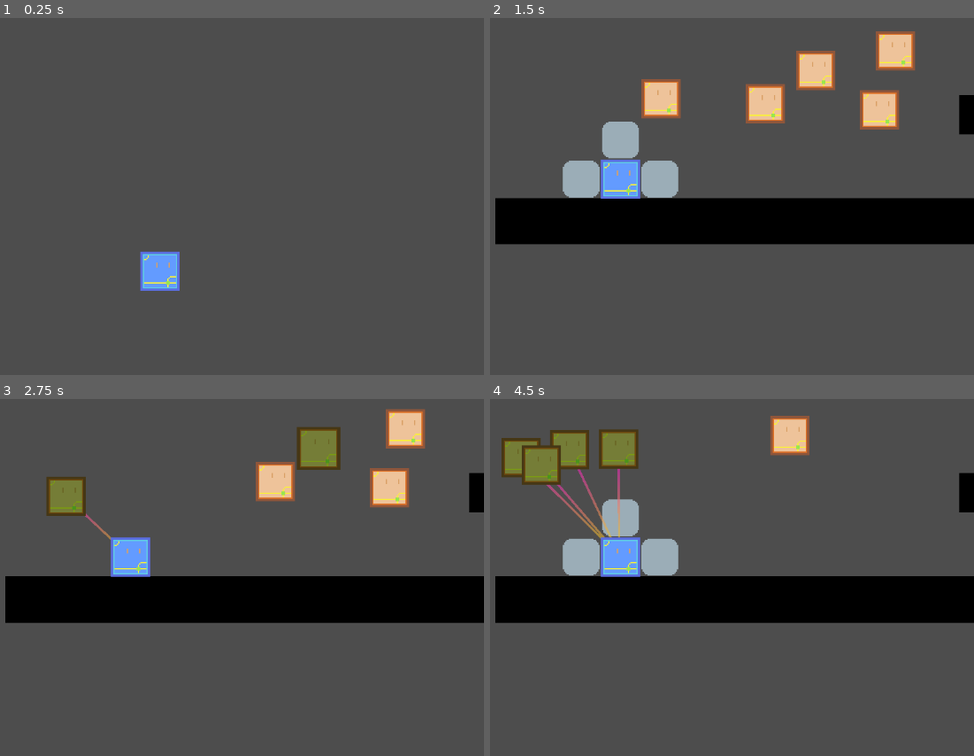
Above: before the commit, frames 1-4 (two rows, left to right).
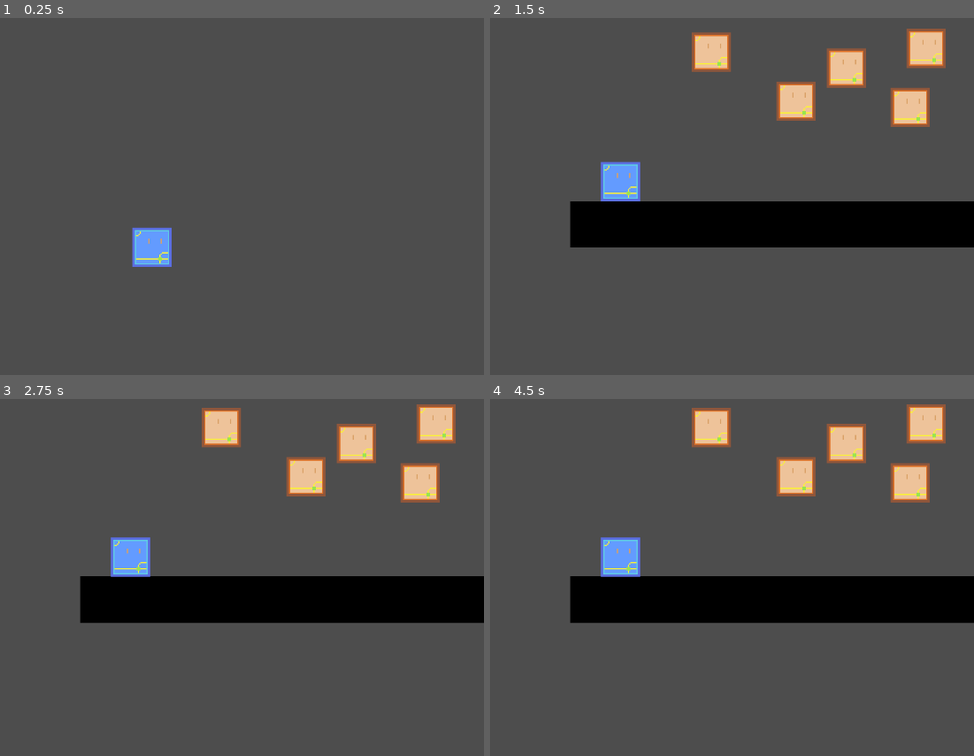
Above: after the commit, the same moments.

Repository: jeffrey-22/cissa-game-jam
Game: Godot game, scene res://scene/level/level.tscn
The game is run twice, just before and just after one commit, with the same random seed, the same clock (stepped at 60 frames per second) and the same inputs.
Inputs (mouse positions are in pixels of both pictures, inside the frame that each line leads up to):
- Up to frame 1 (0.25 s): no input
- Up to frame 2 (1.5 s): drag from (630, 275) to (688, 342) at 0.52 s; drag from (678, 60) to (620, 185) at 1.27 s
- Up to frame 3 (2.75 s): move the mouse to (324, 448) at 2.02 s; click (324, 448) at 2.17 s
- Up to frame 4 (4.5 s): drag from (877, 488) to (552, 495) at 2.77 s; drag from (765, 481) to (640, 448) at 3.52 s; drag from (896, 427) to (577, 448) at 4.27 s

The runs differ from the first frame. In frame 1, 1.5% of the frame differs, in the area x 27-38%, y 58-77%; in frame 2, 15%, in the area x 1-100%, y 2-65%; in frame 3, 11%; in frame 4, 13%.

Commit message:
added a detach momentum threshold

Diff:
--- a/scene/camera/camera.gd
+++ b/scene/camera/camera.gd
@@ -8,15 +8,21 @@
 # Might want to speed up if the body grows larger
 # As well as zoom out
 @export var smoothing_speed = 5.0
-# Zoom scale, might want to increase as body size increase
-@export var zoom_scale = 2.0
+@export var zoom_scale_reference = 12.0
 
 # For now use the average position of all player tiles
 func get_main_player_body_target_position() -> Vector2:
 	var player_node = Globals.player_node
 	return player_node.get_average_position()
 
-func _process(_delta: float) -> void:
+func _ready() -> void:
+	zoom = Vector2.ONE * 2.0
+
+func _process(delta: float) -> void:
 	position_smoothing_speed = smoothing_speed
-	zoom = Vector2(zoom_scale, zoom_scale)
+	var player_node = Globals.player_node
+	var tile_count = player_node.get_connected_player_tile_count()
+	tile_count = max(tile_count, 6)
+	var zoom_scalar = zoom_scale_reference / (1.0 * tile_count)
+	zoom = zoom.lerp(Vector2.ONE * zoom_scalar, 2.0 * delta)
 	position = get_main_player_body_target_position()
--- a/scene/level/level.tscn
+++ b/scene/level/level.tscn
@@ -10,19 +10,14 @@
 
 [node name="Player" parent="." instance=ExtResource("1_ffht5")]
 
-[node name="StartingPlayerTile" parent="Player" index="0"]
-position = Vector2(89, 217)
-
 [node name="StaticObjects" type="Node2D" parent="."]
 
 [node name="BasicPlatform2" parent="StaticObjects" instance=ExtResource("2_dn2bf")]
-position = Vector2(381, 446)
+position = Vector2(392, 436)
 
 [node name="BasicPlatform" parent="StaticObjects" instance=ExtResource("2_dn2bf")]
-position = Vector2(451, 371)
+position = Vector2(507, 397)
 
 [node name="BasicPlatform3" parent="StaticObjects" instance=ExtResource("2_dn2bf")]
-position = Vector2(467, 533)
+position = Vector2(503, 537)
 scale = Vector2(30, 1.175)
-
-[editable path="Player"]
--- a/scene/player/player.gd
+++ b/scene/player/player.gd
@@ -371,3 +371,12 @@
 					highest_y_coordinate = child_node.position.y
 					return_value = child_node
 	return return_value
+
+func get_connected_player_tile_count() -> int:
+	var all_children_node = get_children(false)
+	var count = 0
+	for child_node in all_children_node:
+		if child_node is PlayerTile:
+			if child_node.is_physics_active:
+				count += 1
+	return count
--- a/scene/player/player.tscn
+++ b/scene/player/player.tscn
@@ -8,22 +8,33 @@
 
 [node name="StartingPlayerTile" parent="." instance=ExtResource("2_3ac41")]
 position = Vector2(64, 144)
+half_side_length = 16
 is_starting_tile = true
 
 [node name="PlayerTile2" parent="." instance=ExtResource("2_3ac41")]
 position = Vector2(138, 397)
+half_side_length = 16
+is_starting_tile = false
 
 [node name="PlayerTile" parent="." instance=ExtResource("2_3ac41")]
 position = Vector2(248, 410)
+half_side_length = 16
+is_starting_tile = false
 
 [node name="PlayerTile4" parent="." instance=ExtResource("2_3ac41")]
 position = Vector2(300, 442)
+half_side_length = 16
+is_starting_tile = false
 
 [node name="PlayerTile3" parent="." instance=ExtResource("2_3ac41")]
 position = Vector2(207, 437)
+half_side_length = 16
+is_starting_tile = false
 
 [node name="PlayerTile5" parent="." instance=ExtResource("2_3ac41")]
 position = Vector2(313, 394)
+half_side_length = 16
+is_starting_tile = false
 
 [node name="HintSquares" type="Node2D" parent="."]
 
--- a/scene/player/player_tile/player_tile.gd
+++ b/scene/player/player_tile/player_tile.gd
@@ -256,6 +256,10 @@
 
 @onready var afloat_indication_line = $MagneticIndicationLine2D
 
+# threshold for when reached, detach the current tile
+@export var linear_momentum_detach_threshold = 1500.0
+@export var angular_momentum_detach_threshold = 800.0
+
 # Decide if there are needs for state updates
 func _physics_process(delta: float) -> void:
 	if current_drag_state != DragState.AFLOAT:
@@ -264,6 +268,15 @@
 		DragState.NORMAL:
 			if is_mouse_hovering and not(is_central_tile):
 				change_drag_state(DragState.NORMAL_HOVER)
+			else:
+				var linear_momentum = mass * linear_velocity.length()
+				var angular_momentum = mass * angular_velocity
+				var is_momentum_too_large: bool = false
+				if linear_momentum > linear_momentum_detach_threshold or\
+					angular_momentum > angular_momentum_detach_threshold:
+						is_momentum_too_large = true
+				if is_momentum_too_large and not(is_central_tile):
+					change_drag_state(DragState.AFLOAT)
 		DragState.NORMAL_HOVER:
 			if not(is_mouse_hovering) or is_central_tile:
 				change_drag_state(DragState.NORMAL)
@@ -296,6 +309,9 @@
 			else:
 				target_rotation = upper
 			rotation = lerp(rotation, target_rotation, afloat_rotate_speed * delta)
+
+			afloat_indication_line.rotation = target_rotation - rotation
+
 			if is_mouse_hovering:
 				change_drag_state(DragState.AFLOAT_HOVER)
 		DragState.AFLOAT_HOVER:
